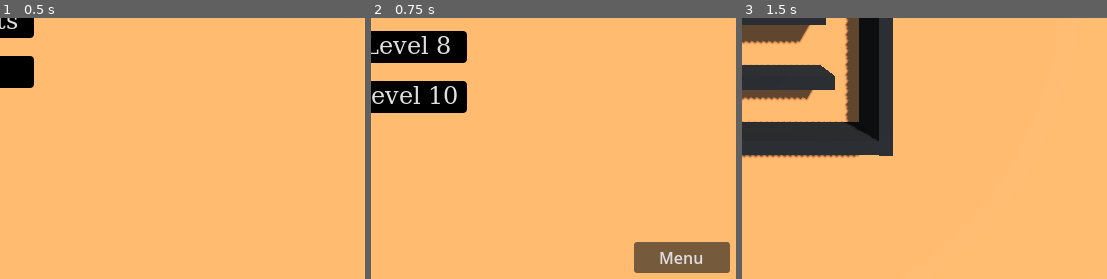
Above: before the commit, frames 1-3 (left to right).
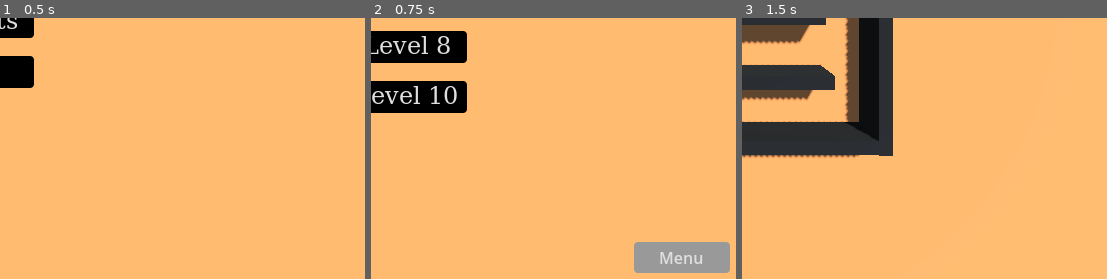
Above: after the commit, the same moments.

Repository: tautminas/sphere-in-a-maze
Game: Godot game, scene res://Menu/main_menu.tscn
The game is run twice, just before and just after one commit, with the same random seed, the same clock (stepped at 60 frames per second) and the same inputs.
Inputs:
- Up to frame 1 (0.5 s): no input
- Up to frame 2 (0.75 s): click "Start" at 0.5 s
- Up to frame 3 (1.5 s): click "Level 1" at 1.25 s
The pictures show only the part of the screen within x 50-100%, y 50-100%; the shares and areas given below are measured in that part.

Frame 1 is identical in both runs. In frame 2, 3.0% of the frame differs, in the area x 72-99%, y 85-98%; in frame 3, nothing differs.

Commit message:
Add theme to a Menu button

Diff:
--- a/Menu/level_selection.tscn
+++ b/Menu/level_selection.tscn
@@ -20,6 +20,15 @@
 
 [sub_resource type="SystemFont" id="SystemFont_4jqoc"]
 font_names = PackedStringArray("Monospace")
+
+[sub_resource type="StyleBoxFlat" id="StyleBoxFlat_g3cij"]
+corner_radius_top_left = 4
+corner_radius_top_right = 4
+corner_radius_bottom_right = 4
+corner_radius_bottom_left = 4
+
+[sub_resource type="Theme" id="Theme_wi25v"]
+Button/styles/normal = SubResource("StyleBoxFlat_g3cij")
 
 [node name="SelectionMenu" type="Control"]
 layout_mode = 3
@@ -191,4 +200,5 @@
 offset_bottom = -15.0
 grow_horizontal = 0
 grow_vertical = 0
+theme = SubResource("Theme_wi25v")
 text = "Menu"
Not shown: 1 places in Menu/level_selection.tscn that only renumber resources
